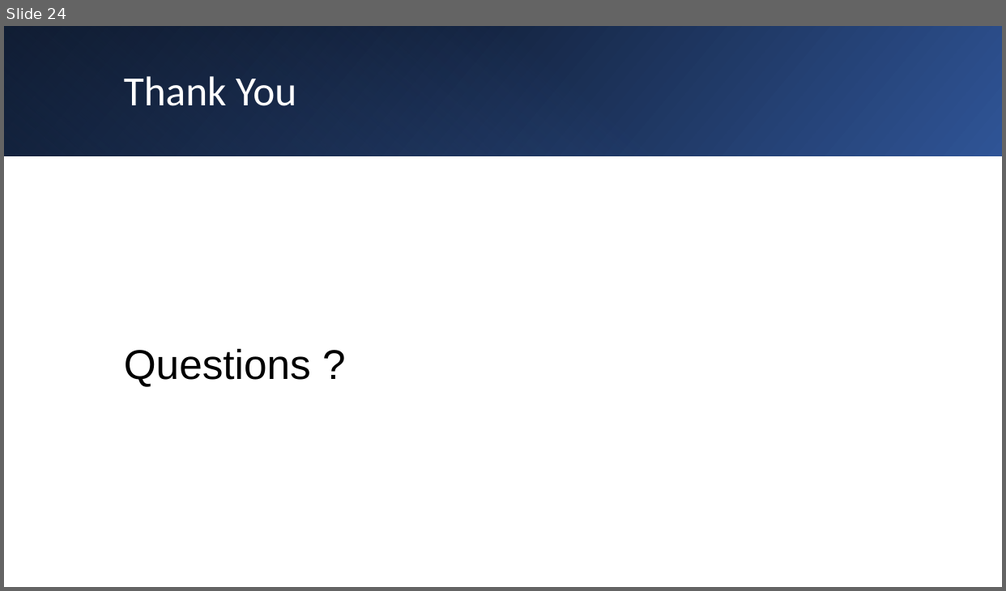
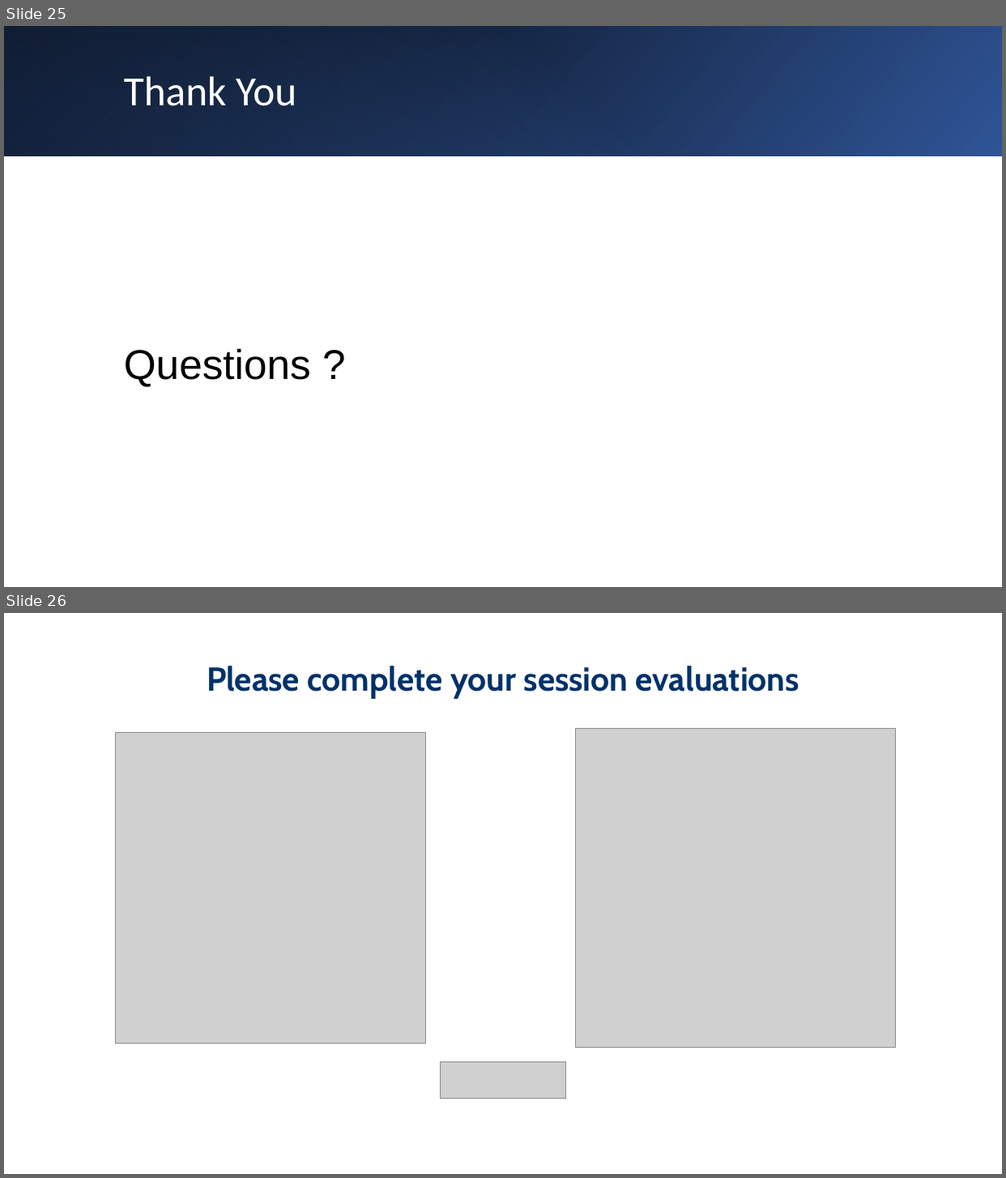
Before and after one commit to TonyWSQL/Presentations, a slide deck: Events/2026/DayofData - Baton Rouge/Intro to Powershell/Intro to Powershell.pptx. Shown one above the other, each under a label of ours: slide 24 before the commit, slides 25 and 26 after it. The pictures are 1006x591 and 1006x1178 pixels, drawn with LibreOffice and Linux fonts; fonts in the diff are those of the drawing; grey boxes stand for pictures. Boxes give left, top, right and bottom in pixels: in the first picture for what was removed or moved away, otherwise in the second. Text is boxed around its words. In the diff, an @@ line names an element or a change of style, - is before the commit and + after.

```diff
--- a/Events/2026/DayofData - Baton Rouge/Intro to Powershell/Intro to Powershell.pptx
+++ b/Events/2026/DayofData - Baton Rouge/Intro to Powershell/Intro to Powershell.pptx
@@ slide 26 added at [4,613,1002,1174], background #FFFFFF @@
@@ text added at [206,666,799,699], 32 pt, text #013169, bold @@
+Please complete your session evaluations
@@ picture added at [115,733,425,1043] @@
@@ picture added at [576,728,896,1048] @@
@@ picture added at [441,1063,565,1098] @@
@@ what was slide 24 is now slide 25 @@
```
Also in this commit, not shown: 1 other slide added.
